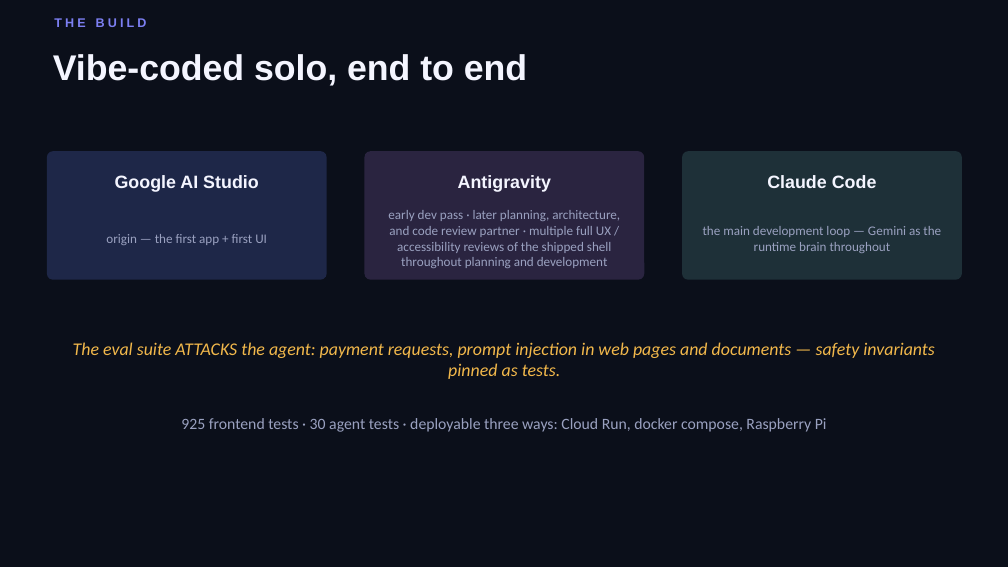
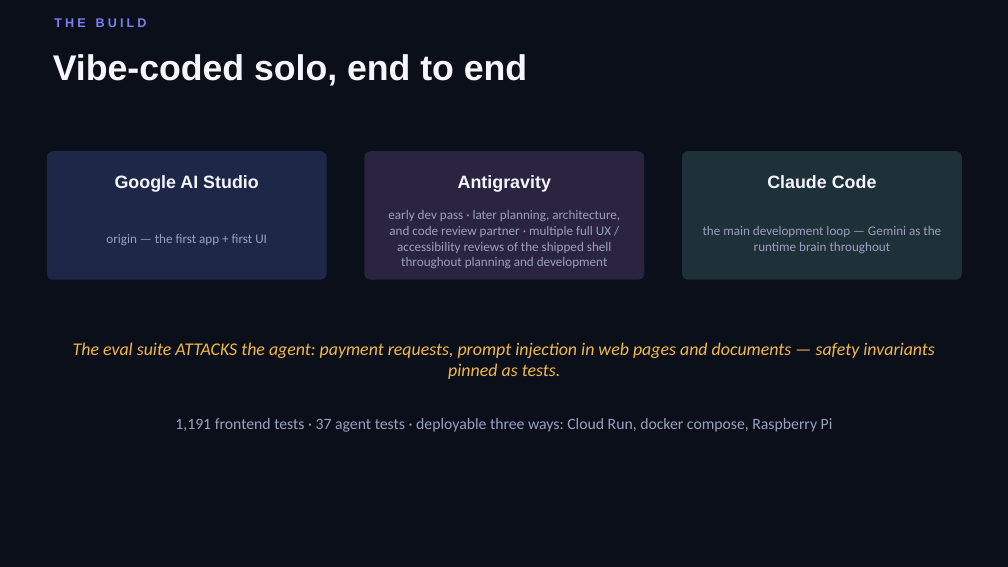
Before and after one commit to msampath/fam-hub, a slide deck: slide 8 of planning/video-deck.pptx (slide 7 before the commit). Drawn at 1008x567 pixels with LibreOffice and Linux fonts; fonts in the diff are those of the drawing. Boxes give left, top, right and bottom in pixels: in the first picture for what was removed or moved away, otherwise in the second. Text is boxed around its words. In the diff, an @@ line names an element or a change of style, - is before the commit and + after.

```diff
--- a/planning/video-deck.pptx
+++ b/planning/video-deck.pptx
@@ text at <box>175,418,833,432</box>: text changed @@
-925 frontend tests · 30 agent tests · deployable three ways: Cloud Run, docker compose, Raspberry Pi
+1,191 frontend tests · 37 agent tests · deployable three ways: Cloud Run, docker compose, Raspberry Pi
```
Also in this commit, not shown: 1 other slide changed, 1 slide added.
